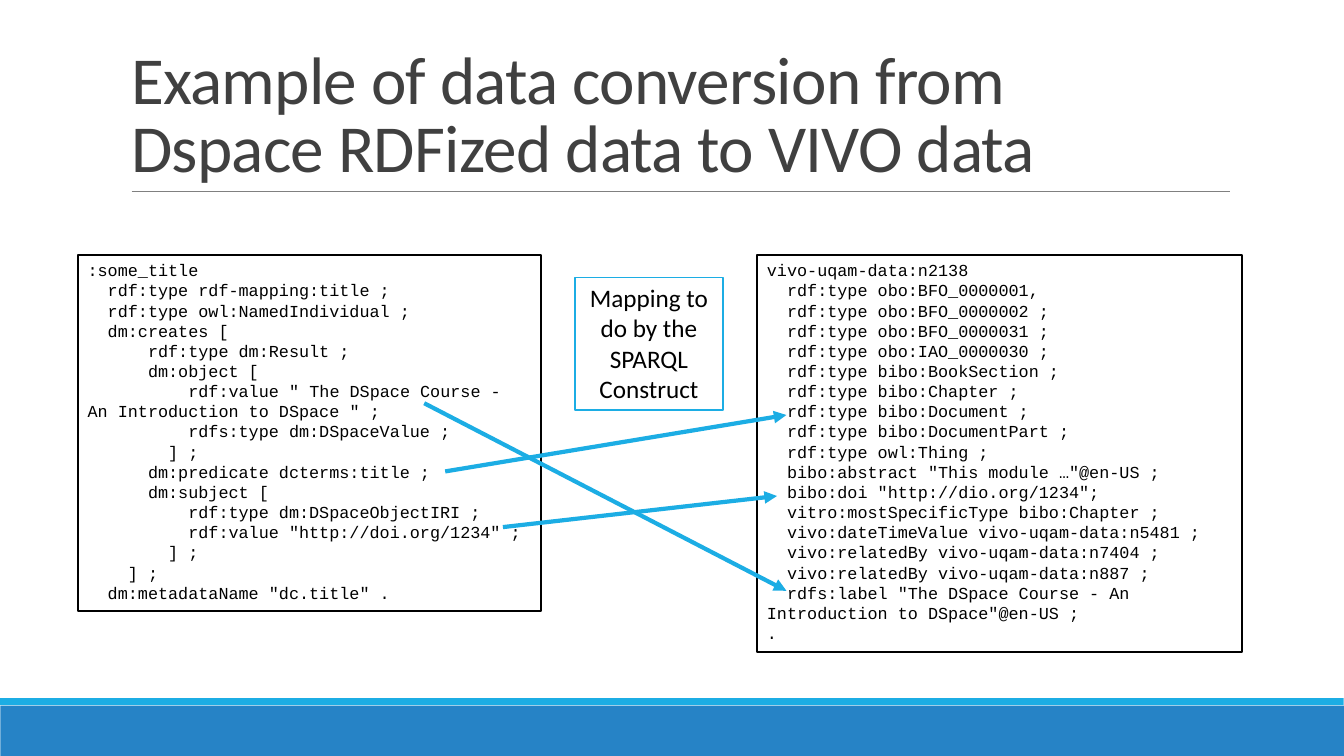
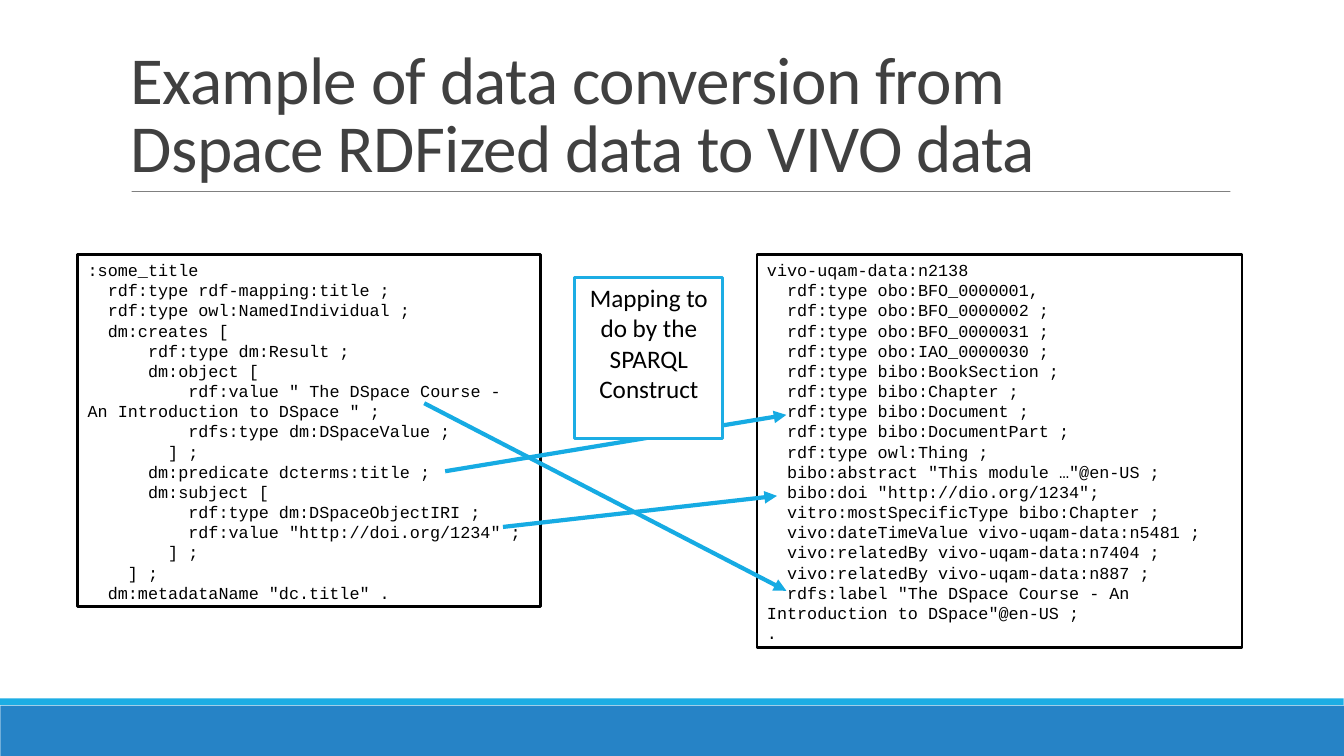
Before and after one commit to vivo-community/DSpace-VIVO, a slide deck: slide 9 of releng/ca.uqam.dspace2vivo.model.conceptual/Architectural Plan.pptx. Drawn at 1344x756 pixels with LibreOffice and Linux fonts; fonts in the diff are those of the drawing. Boxes give left, top, right and bottom in pixels: in the first picture for what was removed or moved away, otherwise in the second. Text is boxed around its words. In the diff, an @@ line names an element or a change of style, - is before the commit and + after.

```diff
--- a/releng/ca.uqam.dspace2vivo.model.conceptual/Architectural Plan.pptx
+++ b/releng/ca.uqam.dspace2vivo.model.conceptual/Architectural Plan.pptx
@@ rectangle ":some_title": place and size @@
-rectangle ":some_title" at [78, 255, 540, 611]
+rectangle ":some_title" at [78, 255, 540, 607]
@@ rectangle ":some_title" at [78, 255, 540, 607]: outline #000000 1.25 pt to #000000 2 pt @@
@@ rectangle "vivo-uqam-data:n2138" at [757, 255, 1242, 647]: outline #000000 1.25 pt to #000000 2 pt @@
@@ rectangle "vivo-uqam-data:n2138": place and size @@
-rectangle "vivo-uqam-data:n2138" at [757, 255, 1242, 652]
+rectangle "vivo-uqam-data:n2138" at [757, 255, 1242, 647]
@@ rectangle "Mapping to do by the ...": place and size @@
-rectangle "Mapping to do by the ..." at [575, 277, 723, 409]
+rectangle "Mapping to do by the ..." at [575, 277, 723, 439]
@@ rectangle "Mapping to do by the ..." at [575, 277, 723, 439]: outline #1CADE4 1.25 pt to #1CADE4 2 pt @@
@@ arrow removed from (424, 403) to (786, 591) @@
@@ freeform shape added at [424, 403, 786, 591], outline #16ABE4 3 pt @@
@@ arrow removed from (446, 472) to (786, 415) @@
@@ freeform shape added at [446, 415, 787, 472], outline #16ABE4 3 pt @@
```
Also in this commit, not shown: 12 other slides changed.
